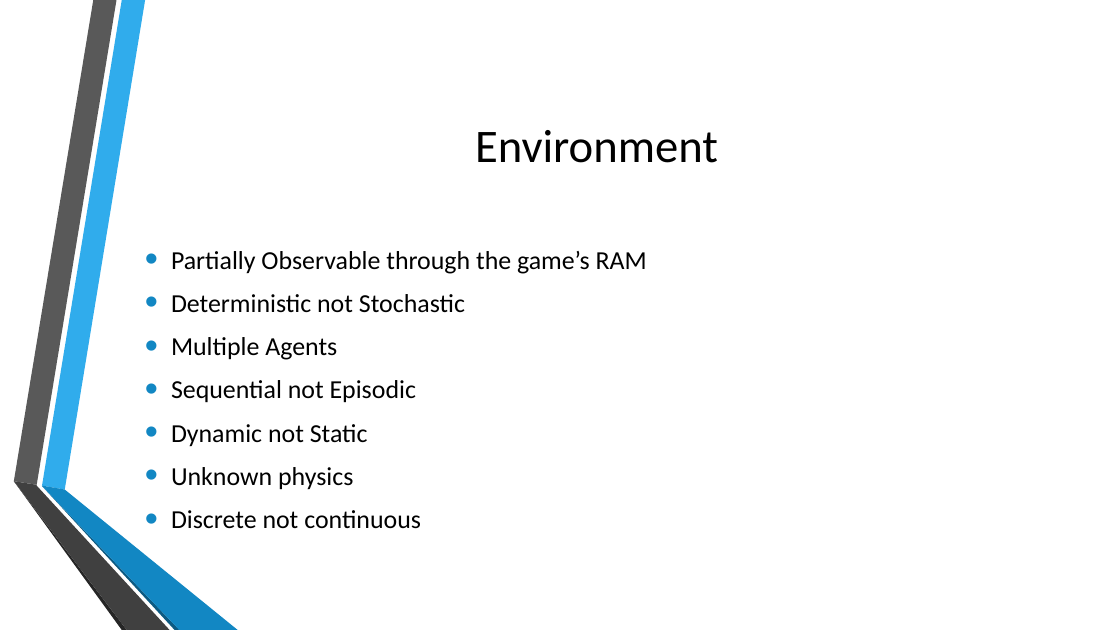
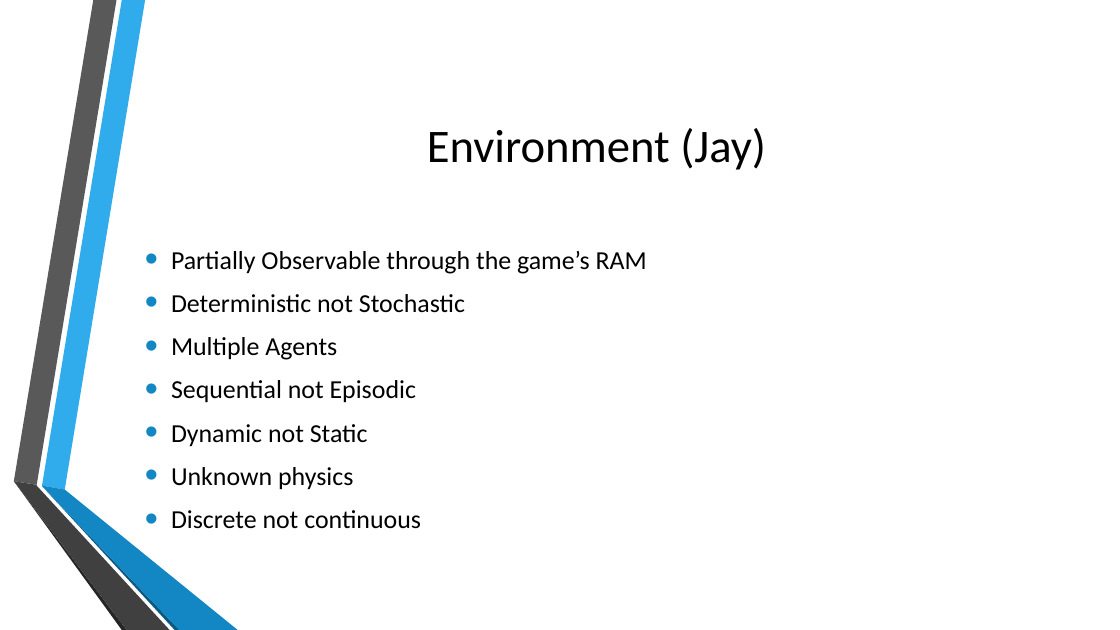
Before and after one commit to KeganMc/Super-Smash-Bros-Melee-AI, a slide deck: slide 7 of Documents/ProjectPresentation.pptx (slide 5 before the commit). Drawn at 1120x630 pixels with LibreOffice and Linux fonts; fonts in the diff are those of the drawing; background and template pictures are left out. Boxes give left, top, right and bottom in pixels: in the first picture for what was removed or moved away, otherwise in the second. Text is boxed around its words. In the diff, an @@ line names an element or a change of style, - is before the commit and + after.

```diff
--- a/Documents/ProjectPresentation.pptx
+++ b/Documents/ProjectPresentation.pptx
@@ title at (427,128,766,170): text changed @@
-Environment
+Environment (Jay)
```
Also in this commit, not shown: 7 other slides changed, 1 slide added, 1 slide removed.
